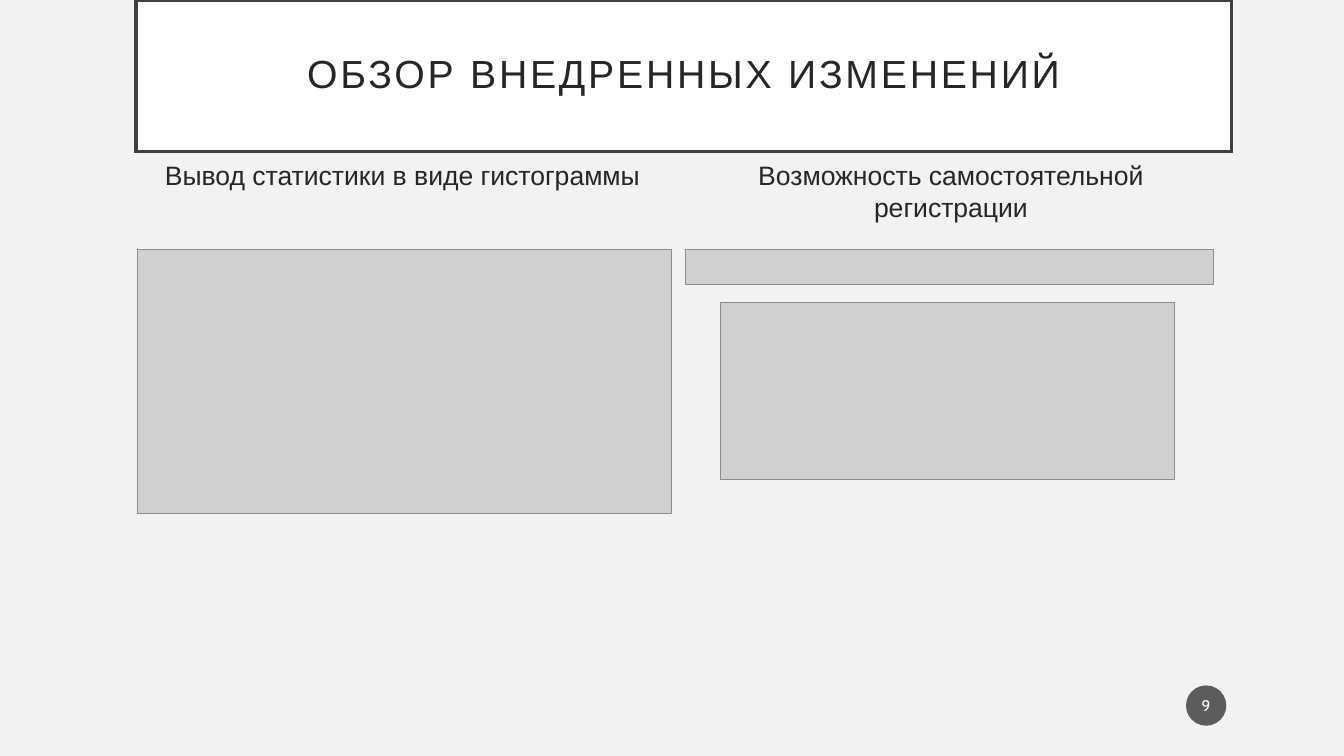
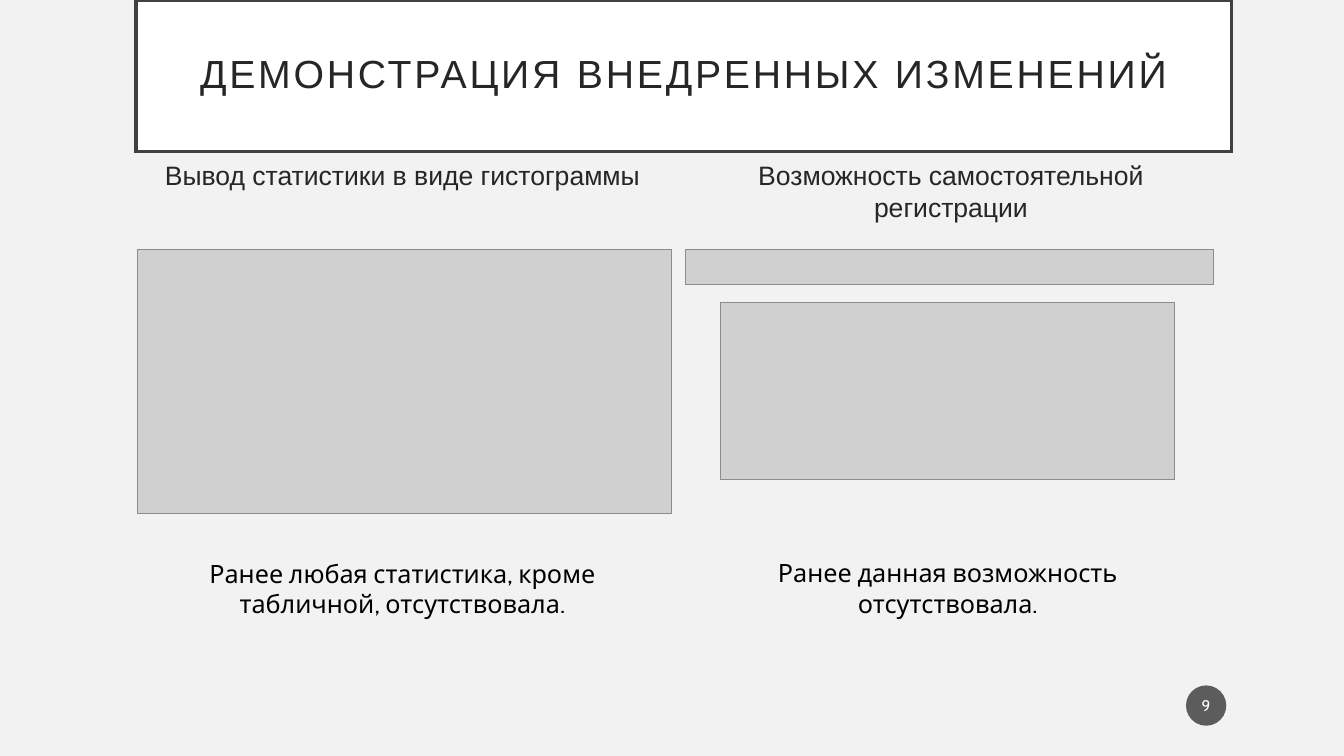
Before and after one commit to PolMarzia/diplom, a slide deck: slide 9 of Prez.pptx. Drawn at 1344x756 pixels with LibreOffice and Linux fonts; fonts in the diff are those of the drawing; grey boxes stand for pictures. Boxes give left, top, right and bottom in pixels: in the first picture for what was removed or moved away, otherwise in the second. Text is boxed around its words. In the diff, an @@ line names an element or a change of style, - is before the commit and + after.

```diff
--- a/Prez.pptx
+++ b/Prez.pptx
@@ title at (200, 57, 1167, 96): text changed @@
-ОБЗОР ВНЕДРЕННЫХ ИЗМЕНЕНИЙ
+ДЕМОНСТРАЦИЯ ВНЕДРЕННЫХ ИЗМЕНЕНИЙ
@@ text added at (209, 564, 595, 619), 18 pt, text #000000 @@
+Ранее любая статистика, кроме табличной, отсутствовала.
@@ text added at (778, 564, 1117, 619), 18 pt, text #000000 @@
+Ранее данная возможность отсутствовала.
```
Also in this commit, not shown: 9 other slides changed, 2 slides removed, 7 other files.
